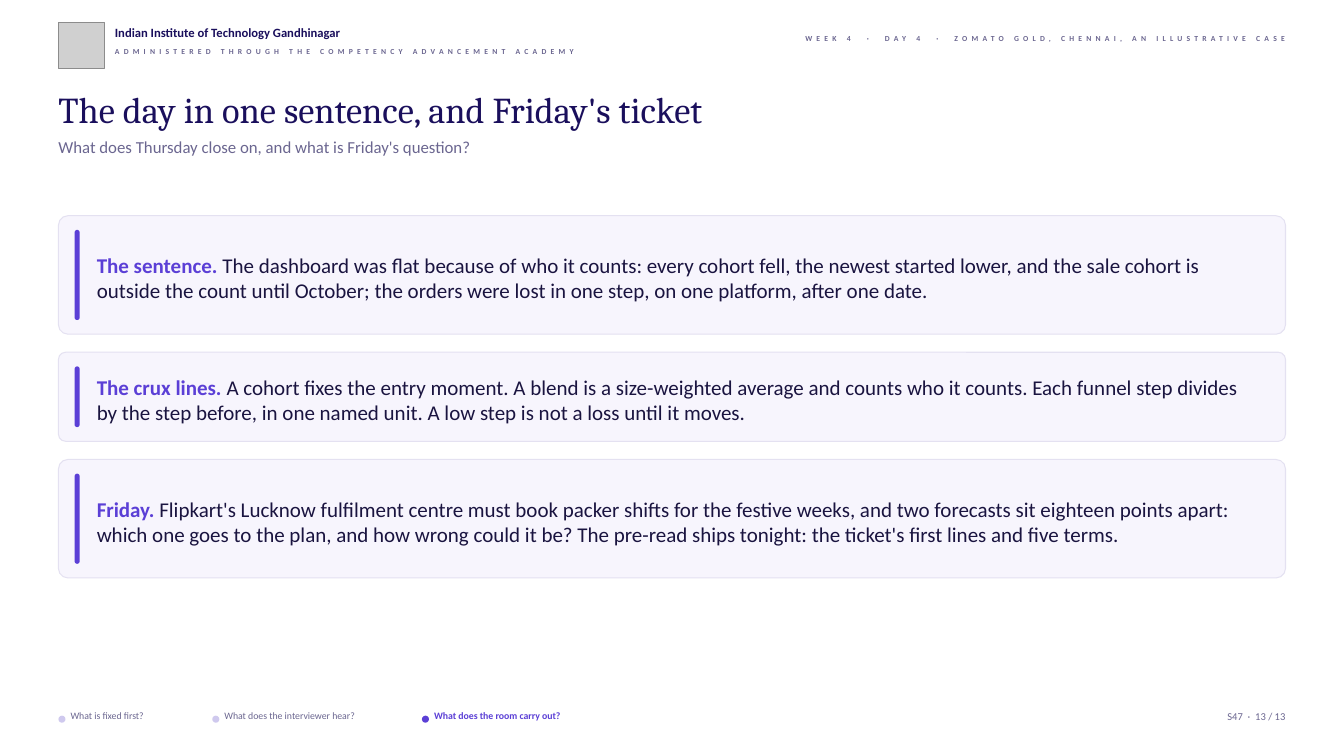
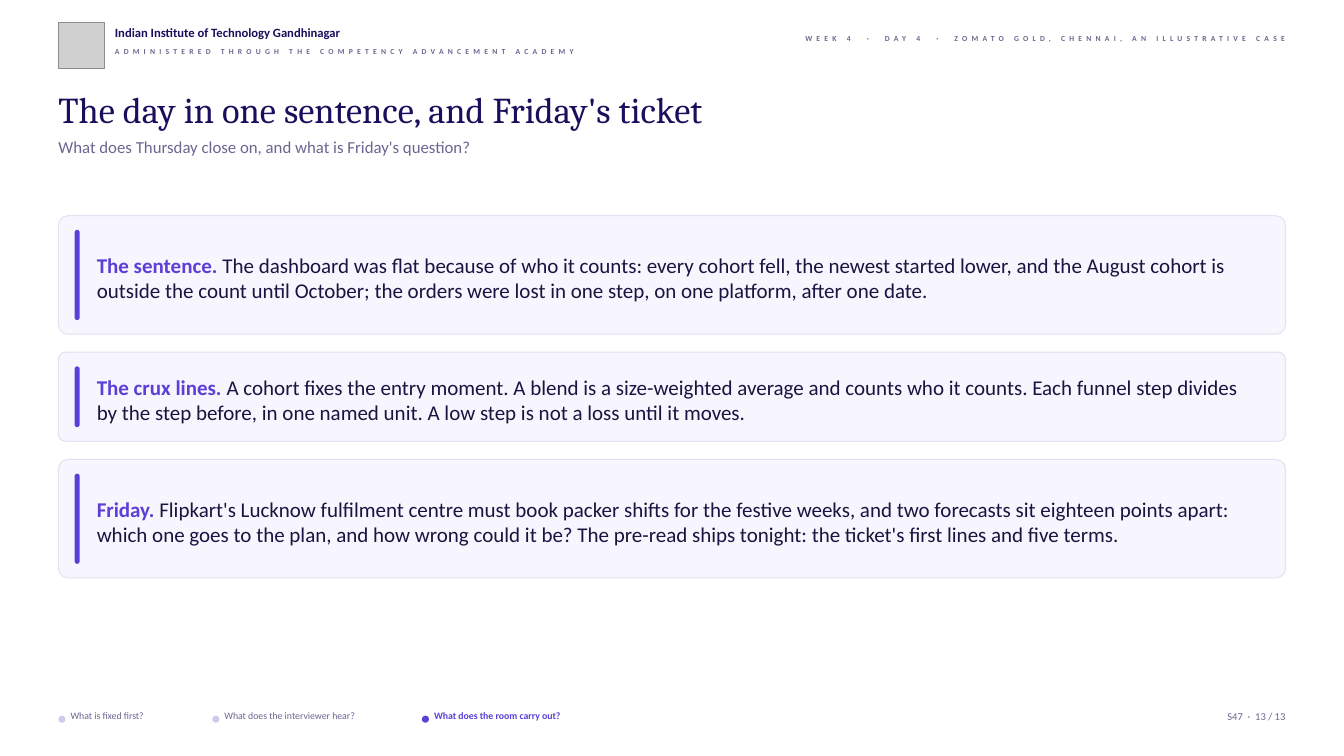
Before and after one commit to fde-academy-lab/c2-content-factory, a slide deck: slide 13 of content/W04/D4/slides/C2_W04_D04_half2_STUDENT.pptx. Drawn at 1344x756 pixels with LibreOffice and Linux fonts; fonts in the diff are those of the drawing; grey boxes stand for pictures; background and template pictures are left out. Boxes give left, top, right and bottom in pixels: in the first picture for what was removed or moved away, otherwise in the second. Text is boxed around its words. In the diff, an @@ line names an element or a change of style, - is before the commit and + after.

```diff
--- a/content/W04/D4/slides/C2_W04_D04_half2_STUDENT.pptx
+++ b/content/W04/D4/slides/C2_W04_D04_half2_STUDENT.pptx
@@ text at box(97, 258, 1224, 302): text changed @@
-The sentence. The dashboard was flat because of who it counts: every cohort fell, the newest started lower, and the sale cohort is outside the count until October; the orders were lost in one step, on one platform, after one date.
+The sentence. The dashboard was flat because of who it counts: every cohort fell, the newest started lower, and the August cohort is outside the count until October; the orders were lost in one step, on one platform, after one date.
```
Also in this commit, not shown: 3 other slides changed, 36 other files.
